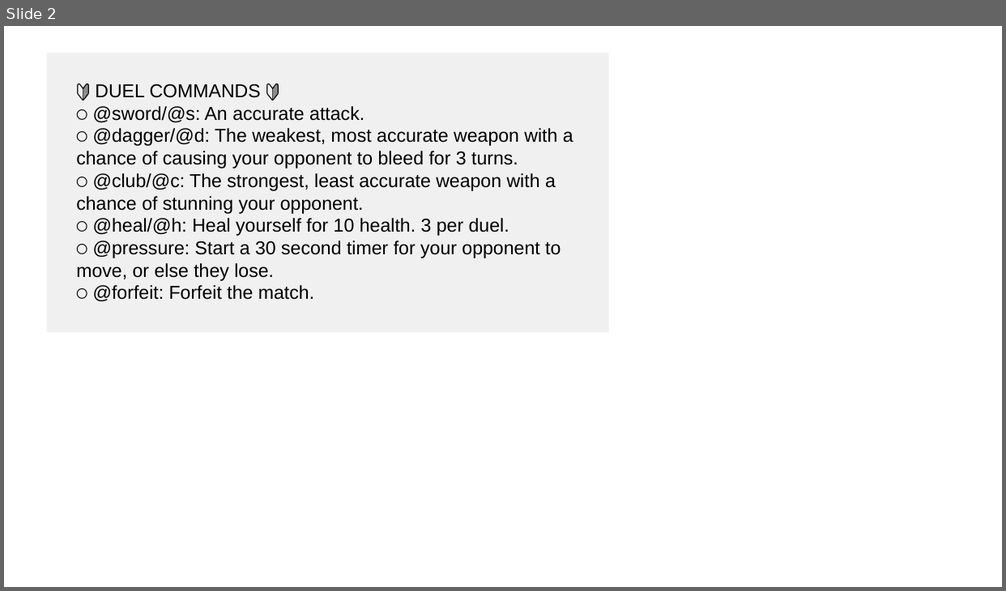
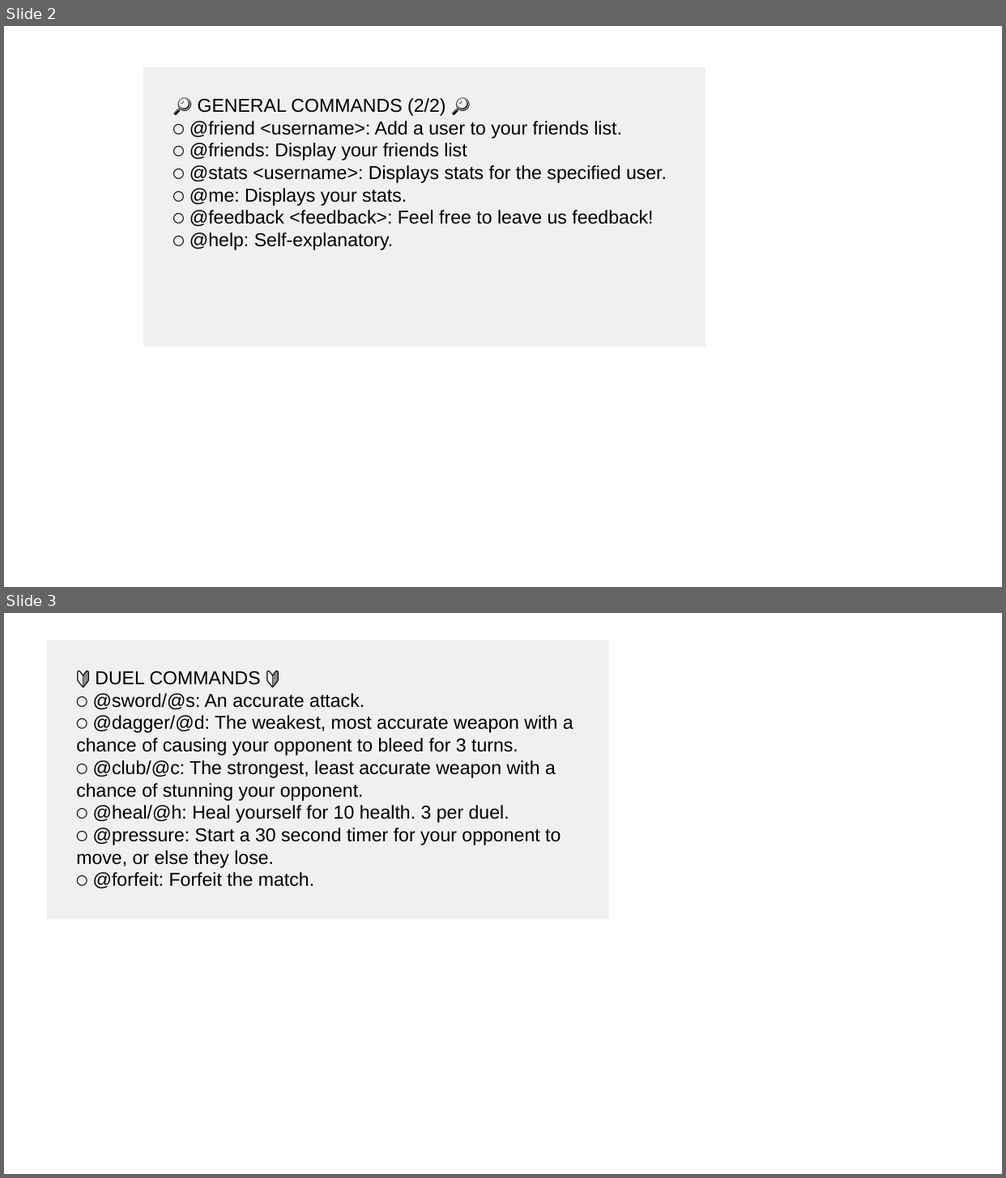
Before and after one commit to jeffjc97/The-Arena-Game, a slide deck: img/commands.pptx. Shown one above the other, each under a label of ours: slide 2 before the commit, slides 2 and 3 after it. The pictures are 1006x591 and 1006x1178 pixels, drawn with LibreOffice and Linux fonts; fonts in the diff are those of the drawing. Boxes give left, top, right and bottom in pixels: in the first picture for what was removed or moved away, otherwise in the second. Text is boxed around its words. In the diff, an @@ line names an element or a change of style, - is before the commit and + after.

Commit message:
help

```diff
--- a/img/commands.pptx
+++ b/img/commands.pptx
@@ slide 2 added at box(4, 26, 1002, 587), background #FFFFFF @@
@@ rectangle added at box(143, 67, 705, 347), fill #F1F0F0, 18 pt, text #000000 @@
+🔎 GENERAL COMMANDS (2/2) 🔎
+⚪ @friend <username>: Add a user to your friends list.
+⚪ @friends: Display your friends list
+⚪ @stats <username>: Displays stats for the specified user.
+⚪ @me: Displays your stats.
+⚪ @feedback <feedback>: Feel free to leave us feedback!
+⚪ @help: Self-explanatory.
@@ what was slide 2 is now slide 3 @@
```
Also in this commit, not shown: 1 slide changed, 2 other files.
